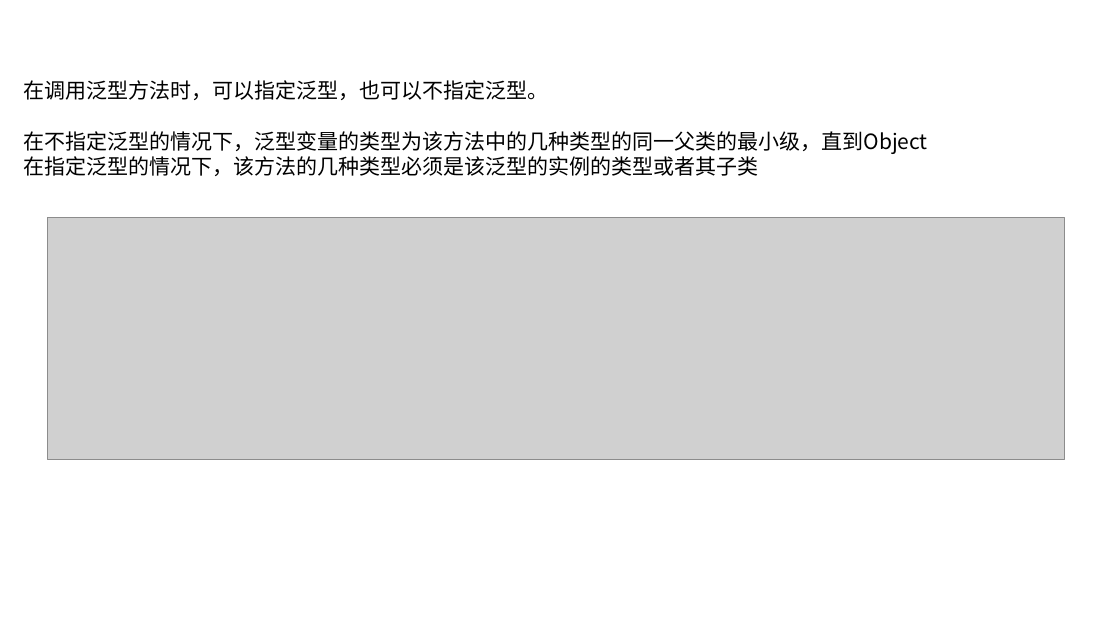
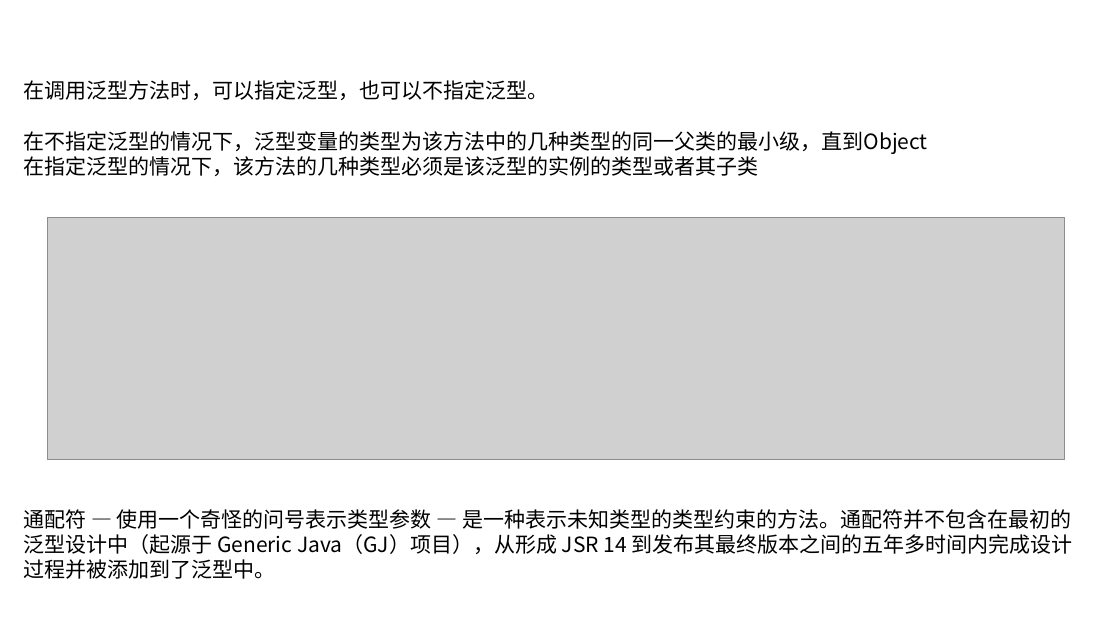
Before and after one commit to linkknown/PPT, a slide deck: slide 8 of 基础PPT/第11章：Java泛型简介.pptx. Drawn at 1120x630 pixels with LibreOffice and Linux fonts; fonts in the diff are those of the drawing; grey boxes stand for pictures; background and template pictures are left out. Boxes give left, top, right and bottom in pixels: in the first picture for what was removed or moved away, otherwise in the second. Text is boxed around its words. In the diff, an @@ line names an element or a change of style, - is before the commit and + after.

```diff
--- a/基础PPT/第11章：Java泛型简介.pptx
+++ b/基础PPT/第11章：Java泛型简介.pptx
@@ text at box(24, 509, 1073, 579): paragraph added @@
+通配符 — 使用一个奇怪的问号表示类型参数 — 是一种表示未知类型的类型约束的方法。通配符并不包含在最初的泛型设计中（起源于 Generic Java（GJ）项目），从形成 JSR 14 到发布其最终版本之间的五年多时间内完成设计过程并被添加到了泛型中。
```
Also in this commit, not shown: 7 other slides changed, 2 slides added, 11 slides removed, 1 other file.
